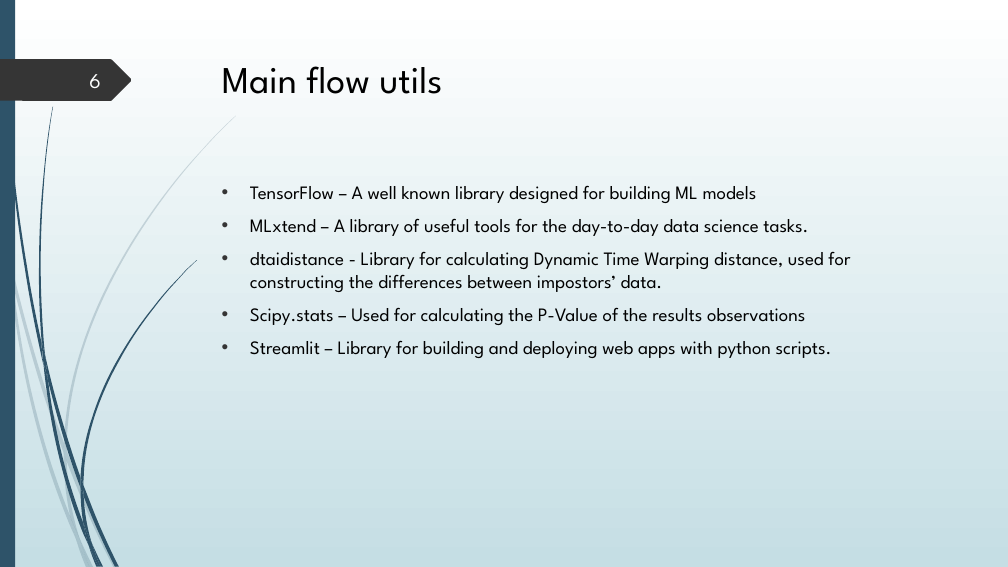
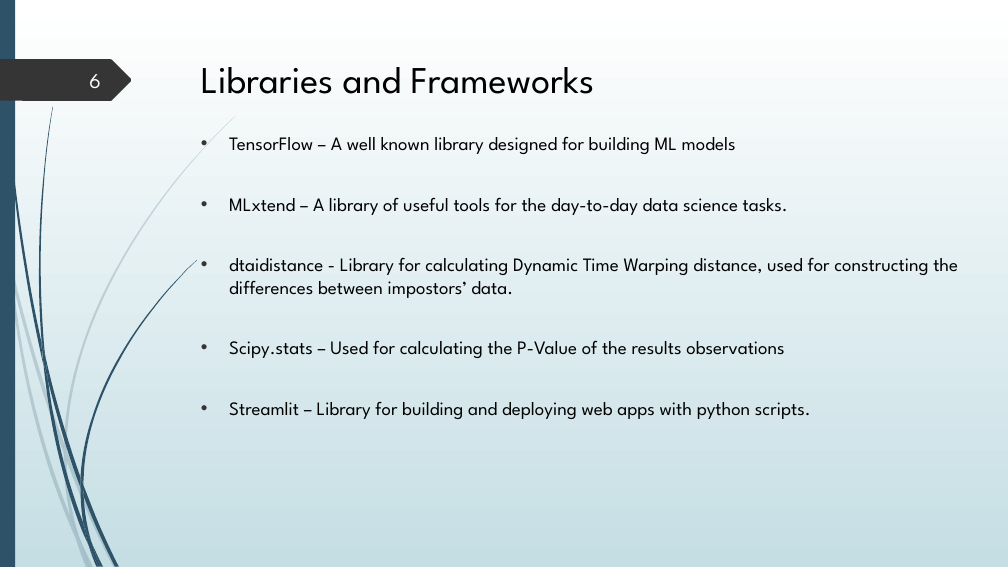
Before and after one commit to kmaltcev/NLP-BiLSTM-model, a slide deck: slide 6 of Capstone Project 21-2-R-13.pptx. Drawn at 1008x567 pixels with LibreOffice and Linux fonts; fonts in the diff are those of the drawing. Boxes give left, top, right and bottom in pixels: in the first picture for what was removed or moved away, otherwise in the second. Text is boxed around its words. In the diff, an @@ line names an element or a change of style, - is before the commit and + after.

```diff
--- a/Capstone Project 21-2-R-13.pptx
+++ b/Capstone Project 21-2-R-13.pptx
@@ title at (x1=201, y1=67, x2=595, y2=94): text changed @@
-Main flow utils
+Libraries and Frameworks
@@ text "TensorFlow – A well known ..." moved from (x1=250, y1=185, x2=850, y2=358) to (x1=229, y1=136, x2=958, y2=419) @@
@@ text "TensorFlow – A well known ..." at (x1=229, y1=136, x2=958, y2=419): more space between paragraphs @@
```
Also in this commit, not shown: 14 other slides changed, 9 other files.
